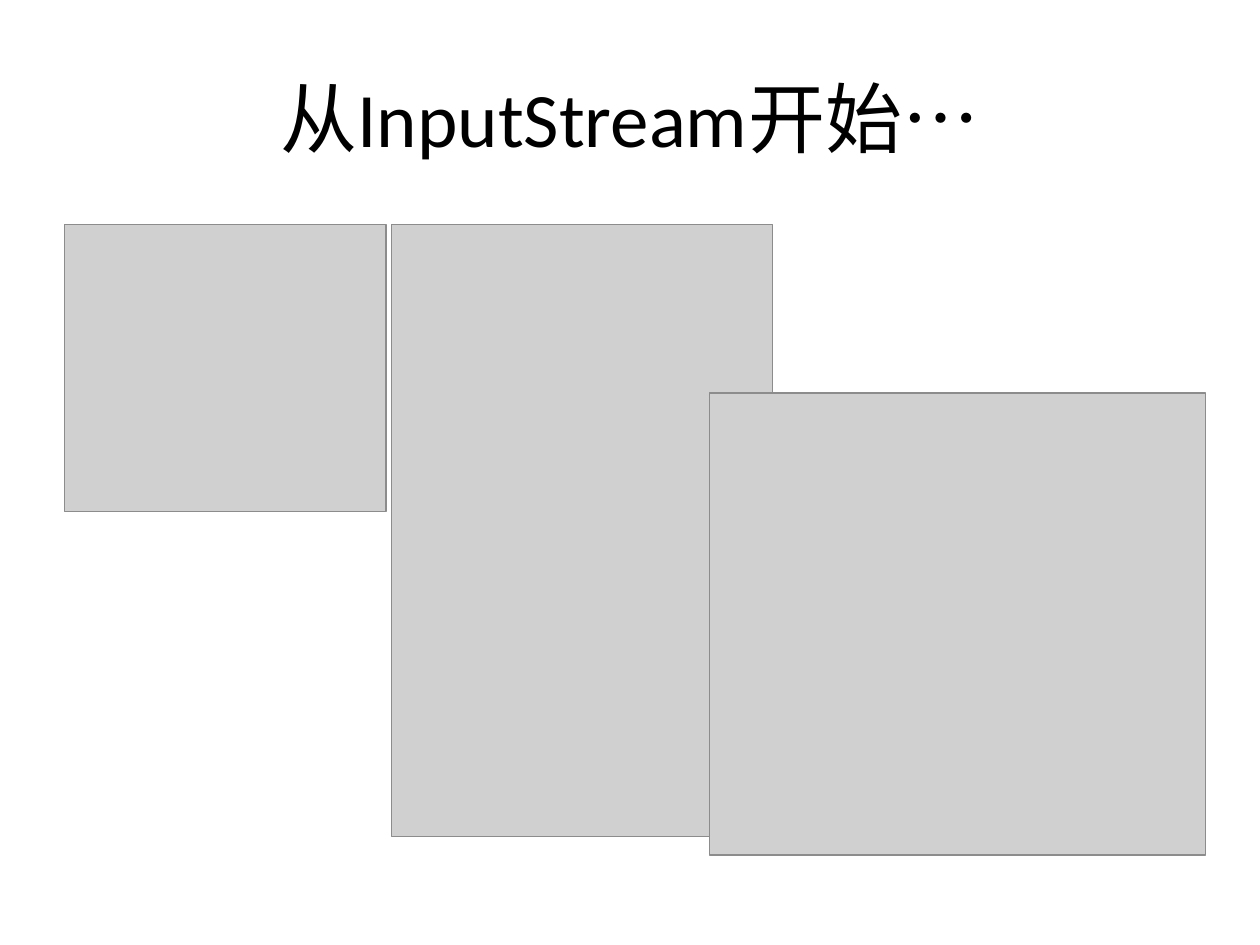
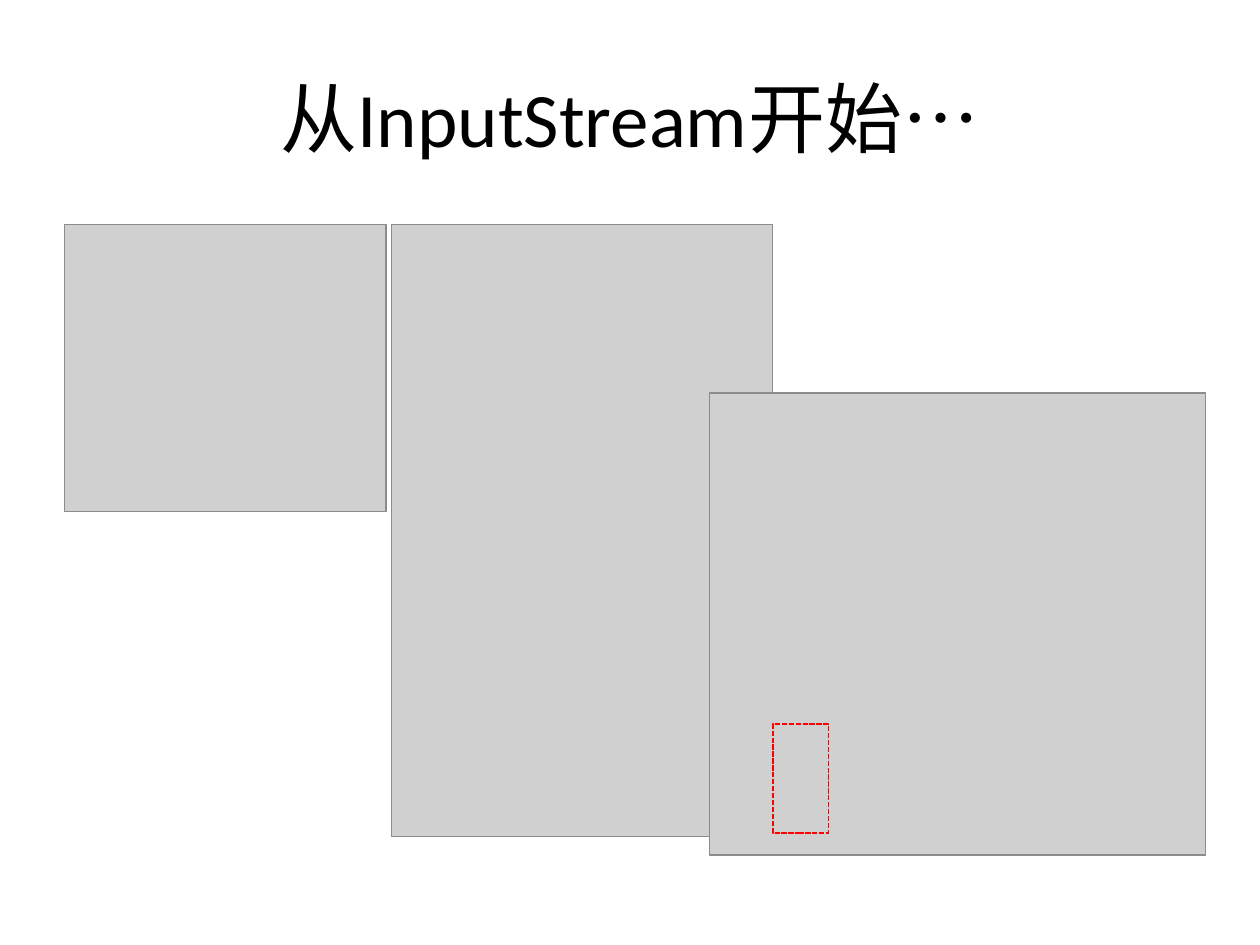
Before and after one commit to guhanjie/Knowledge-sharing, a slide deck: slide 3 of 扒一扒Java IO那些事儿.pptx. Drawn at 1260x945 pixels with LibreOffice and Linux fonts; fonts in the diff are those of the drawing; grey boxes stand for pictures. Boxes give left, top, right and bottom in pixels: in the first picture for what was removed or moved away, otherwise in the second. Text is boxed around its words. In the diff, an @@ line names an element or a change of style, - is before the commit and + after.

```diff
--- a/扒一扒Java IO那些事儿.pptx
+++ b/扒一扒Java IO那些事儿.pptx
@@ rectangle added at [772,724,828,834], outline #FF0000 1 pt dashed @@
```
Also in this commit, not shown: 4 other slides changed, 1 slide added.
